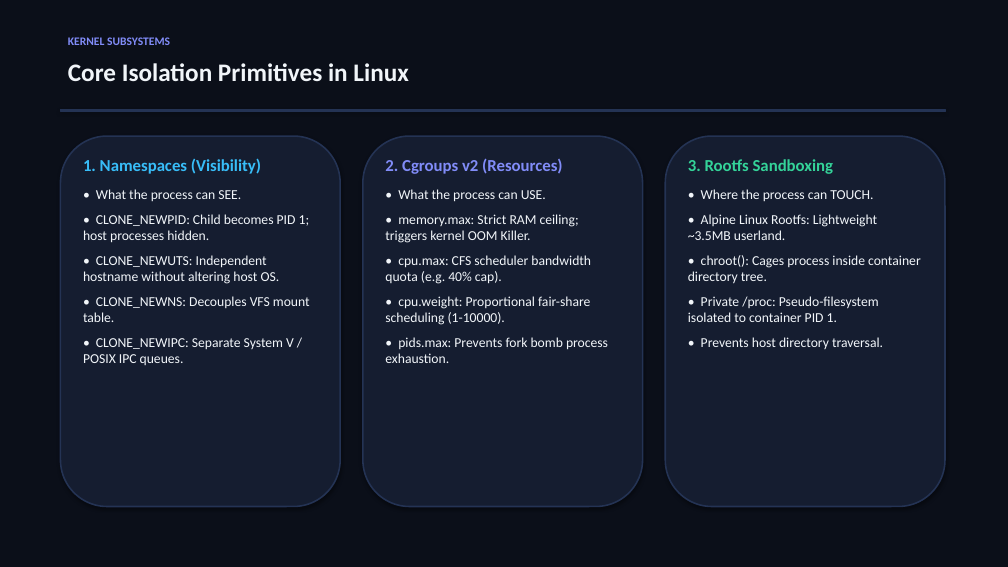
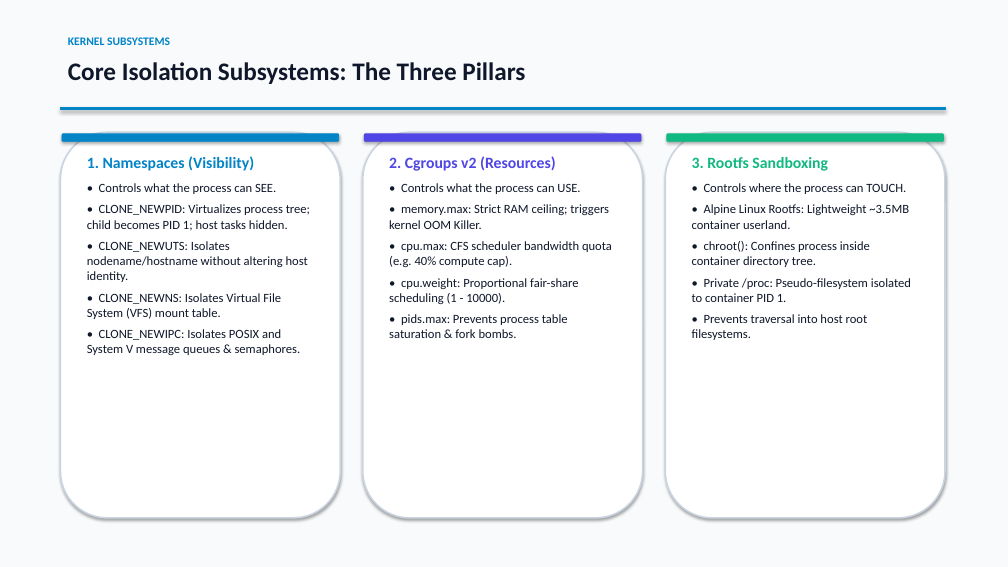
Before and after one commit to THARAKESHA/mini-container, a slide deck: slide 5 of presentation.pptx. Drawn at 1008x567 pixels with LibreOffice and Linux fonts; fonts in the diff are those of the drawing. Boxes give left, top, right and bottom in pixels: in the first picture for what was removed or moved away, otherwise in the second. Text is boxed around its words. In the diff, an @@ line names an element or a change of style, - is before the commit and + after.

Commit message:
Review: Update presentation to bright clean theme, remove viva slide, add concurrency representations

```diff
--- a/presentation.pptx
+++ b/presentation.pptx
@@ rectangle at [0,0,1008,567]: fill #0B0F19 to #F8FAFC; outline #0B0F19 0.75 pt to #F8FAFC 0.75 pt @@
@@ text "KERNEL SUBSYSTEMS" at [68,37,170,45]: text colour #818CF8 to #0284C7 @@
@@ text at [68,62,525,84]: text changed; text colour #F1F5F9 to #0F172A @@
-Core Isolation Primitives in Linux
+Core Isolation Subsystems: The Three Pillars
@@ rectangle at [60,107,945,110]: fill #243354 to #0284C7; outline #243354 0.75 pt to #0284C7 0.75 pt @@
@@ rounded rectangle: place and size @@
-rounded rectangle at [60,136,340,507]
+rounded rectangle at [60,132,340,518]
@@ rounded rectangle added at [62,134,339,141], fill #0284C7, outline #0284C7 0.75 pt @@
@@ rounded rectangle: place and size @@
-rounded rectangle at [363,136,643,507]
+rounded rectangle at [363,132,643,518]
@@ rounded rectangle added at [364,134,641,141], fill #4F46E5, outline #4F46E5 0.75 pt @@
@@ fill #151D30 to #FFFFFF; outline #243354 1.5 pt to #CBD5E1 1.5 pt in 3 elements at [60,132,340,518], [363,132,643,518], [665,132,945,518] @@
@@ rounded rectangle: place and size @@
-rounded rectangle at [665,136,945,507]
+rounded rectangle at [665,132,945,518]
@@ rounded rectangle added at [667,134,944,141], fill #10B981, outline #10B981 0.75 pt @@
@@ text at [87,156,254,171]: size 16 to 15 pt, text colour #38BDF8 to #0284C7 in "1. Namespaces (Visibility)"; less space between paragraphs @@
@@ text at [389,156,609,229]: size 16 to 15 pt, text colour #818CF8 to #4F46E5 in "2. Cgroups v2 (Resources)"; size 13 to 12 pt, text colour #F1F5F9 to #0F172A in "• memory.max: Strict RAM ceiling; triggers kernel ..."; less space between paragraphs @@
@@ text at [692,157,911,302]: size 16 to 15 pt, text colour #34D399 to #10B981 in "3. Rootfs Sandboxing"; size 13 to 12 pt, text colour #F1F5F9 to #0F172A in "• Private /proc: Pseudo-filesystem isolated to container ..."; less space between paragraphs @@
@@ text at [87,183,310,355]: text changed; size 13 to 12 pt; text colour #F1F5F9 to #0F172A @@
-• What the process can SEE.
-• CLONE_NEWPID: Child becomes PID 1; host processes hidden.
-• CLONE_NEWUTS: Independent hostname without altering host OS.
-• CLONE_NEWNS: Decouples VFS mount table.
-• CLONE_NEWIPC: Separate System V / POSIX IPC queues.
+• Controls what the process can SEE.
+• CLONE_NEWPID: Virtualizes process tree; child becomes PID 1; host tasks hidden.
+• CLONE_NEWUTS: Isolates nodename/hostname without altering host identity.
+• CLONE_NEWNS: Isolates Virtual File System (VFS) mount table.
+• CLONE_NEWIPC: Isolates POSIX and System V message queues & semaphores.
@@ text at [401,183,580,194]: text changed; size 13 to 12 pt; text colour #F1F5F9 to #0F172A @@
-• What the process can USE.
+• Controls what the process can USE.
@@ text at [692,183,909,267]: text changed; size 13 to 12 pt; text colour #F1F5F9 to #0F172A @@
-• Where the process can TOUCH.
-• Alpine Linux Rootfs: Lightweight ~3.5MB userland.
-• chroot(): Cages process inside container directory tree.
+• Controls where the process can TOUCH.
+• Alpine Linux Rootfs: Lightweight ~3.5MB container userland.
+• chroot(): Confines process inside container directory tree.
@@ text at [389,241,612,338]: text changed; size 13 to 12 pt; text colour #F1F5F9 to #0F172A @@
-• cpu.max: CFS scheduler bandwidth quota (e.g. 40% cap).
-• cpu.weight: Proportional fair-share scheduling (1-10000).
-• pids.max: Prevents fork bomb process exhaustion.
+• cpu.max: CFS scheduler bandwidth quota (e.g. 40% compute cap).
+• cpu.weight: Proportional fair-share scheduling (1 - 10000).
+• pids.max: Prevents process table saturation & fork bombs.
@@ text at [692,314,868,340]: text changed; size 13 to 12 pt; text colour #F1F5F9 to #0F172A @@
-• Prevents host directory traversal.
+• Prevents traversal into host root filesystems.
```
Also in this commit, not shown: 6 other slides changed, 1 slide added, 1 slide removed, 3 other files.
